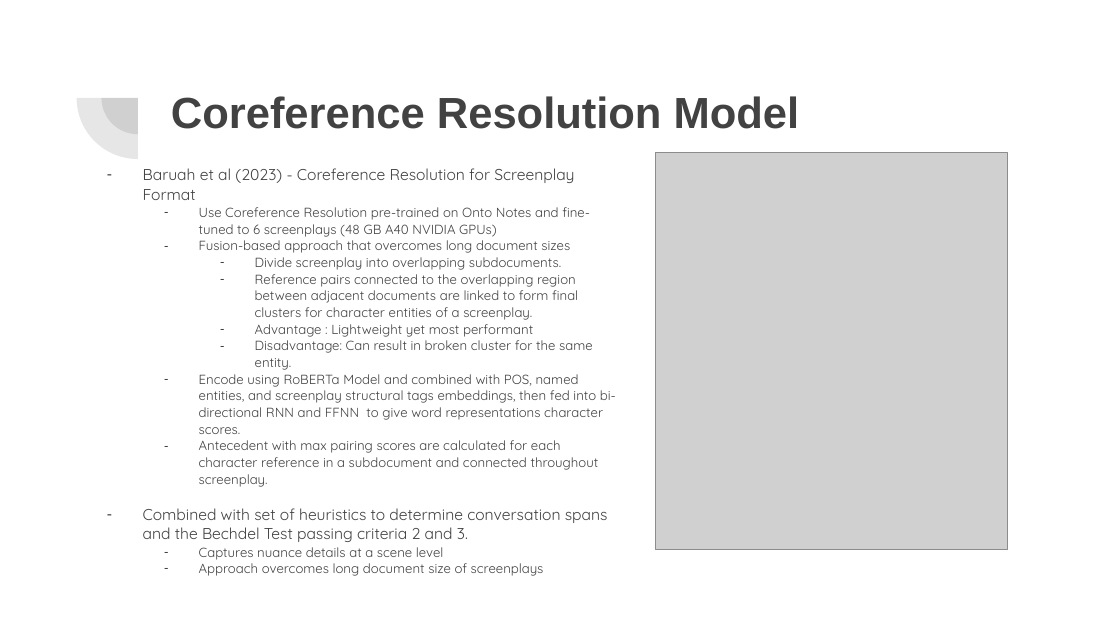
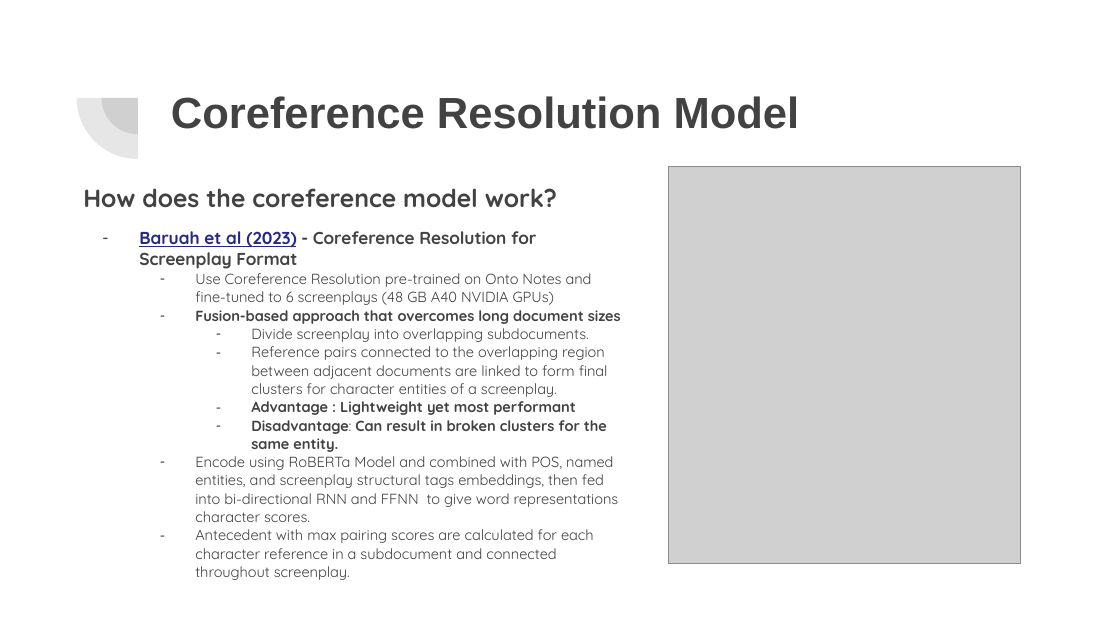
Before and after one commit to zfenton/W266_Final, a slide deck: slide 10 of Final Presentation.pptx (slide 8 before the commit). Drawn at 1120x630 pixels with LibreOffice and Linux fonts; fonts in the diff are those of the drawing; grey boxes stand for pictures. Boxes give left, top, right and bottom in pixels: in the first picture for what was removed or moved away, otherwise in the second. Text is boxed around its words. In the diff, an @@ line names an element or a change of style, - is before the commit and + after.

```diff
--- a/Final Presentation.pptx
+++ b/Final Presentation.pptx
@@ picture: place and size @@
-picture at (656, 153, 1008, 550)
+picture at (669, 167, 1020, 563)
@@ text added at (83, 188, 557, 208), 16 pt, text #424242, bold @@
+How does the coreference model work?
@@ text "Baruah et al (2023) - ...": place and size @@
-text "Baruah et al (2023) - ..." at (143, 168, 616, 560)
+text "Baruah et al (2023) - ..." at (139, 231, 621, 580)
@@ text at (139, 231, 621, 580): size 10.1 to 11.1 pt in "Baruah et al (2023) - Coreference Resolution ..."; text colour #424242 to #27278B, underline on in "Baruah et al (2023)"; bold on in "Baruah et al (2023) - Coreference Resolution ...", "Fusion-based approach that overcomes long document sizes", "Advantage : Lightweight yet most performant"; size 8.5 to 9.3 pt in "Use Coreference Resolution pre-trained on Onto Notes ...", "Fusion-based approach that overcomes long document sizes", "Divide screenplay into overlapping subdocuments.", "Reference pairs connected to the overlapping region ..." and 3 more places; indent changed @@
@@ text at (251, 420, 607, 452): text changed; size 8.5 to 9.3 pt; bold on @@
-    – Disadvantage: Can result in broken cluster for the same entity.
+    – Disadvantage: Can result in broken clusters for the same entity.
@@ text at (143, 508, 608, 560): paragraphs removed @@
-– Combined with set of heuristics to determine conversation spans and the Bechdel Test passing criteria 2 and 3.
-  – Captures nuance details at a scene level
-  – Approach overcomes long document size of screenplays
```
Also in this commit, not shown: 3 other slides changed, 3 slides added, 1 slide removed.
